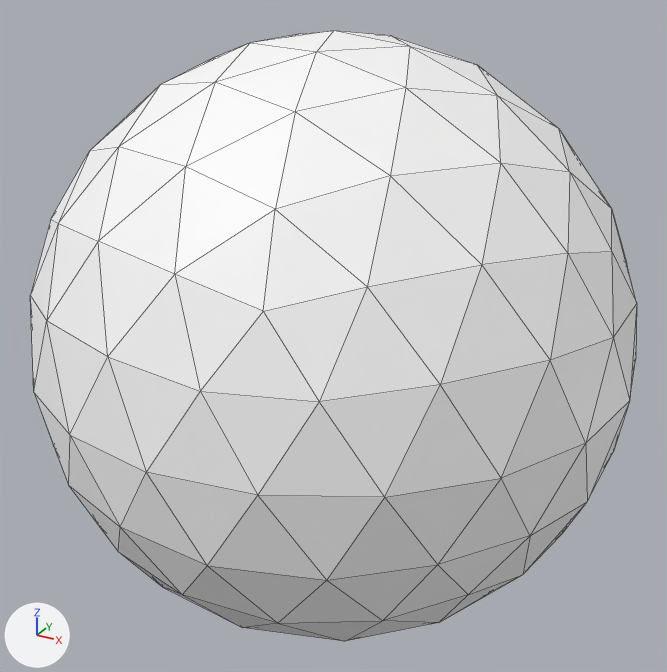
A saved change to the glTF model Assets/Icosphere_shell.glb.
Both versions are drawn from a 50 mm lens placed at (47.0, -85.5, 42.7), pointed at (0.0, 0.0, -0.1). Every picture has the same lights, and +X, +Y and +Z are marked at lower left. Mesh edges are drawn as thin lines. Vertices at the same position are counted once.

In view in the first picture: 'ico-shell-col'.
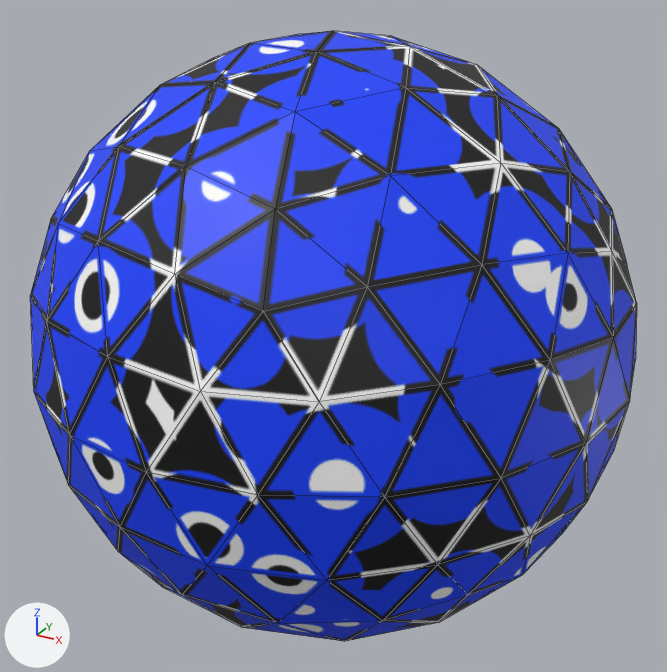
Diff of the bpy script that builds the scene:
```diff
--- a/Assets/Icosphere_shell.glb.py
+++ b/Assets/Icosphere_shell.glb.py
@@ img_shell_color @@
+img_shell_color = load_image('Shell_Color', '_unpacked/Shell_Color', 2048, 2048, 'sRGB')
@@ mat_ico @@
 mat_ico = principled_material('Ico')
-mat_ico.base_color = (1.0, 1.0, 1.0)  # white #ffffff
+mat_ico.texture = img_shell_color
@@ me_icosphere_1487 @@
 me_icosphere_1487.from_pydata(...)  # 162 vertices, 320 faces; spans x -43.1..23.8, y -63.2..3.7, z -44.0..22.8
 # used by ob_ico_shell_col; location = (9.7, 29.8, 10.6)
+# me_icosphere_1487 part 1: texture (UV) coordinates of 320 of 320 faces, centred in x -42.1..22.8, y -62.1..2.6, z -43.3..22.1, changed; they spanned u 0.0..0.99, v 0.0..1.0 and now span u 0.0..1.0, v 0.0..1.0
 me_icosphere_1487.materials.append(mat_ico)
```

Where the change shows, as pixel boxes (x1, y1, x2, y2) in the pictures (667 x 672 px):
'ico-shell-col', surface changed
    both: (30, 31, 637, 641)
